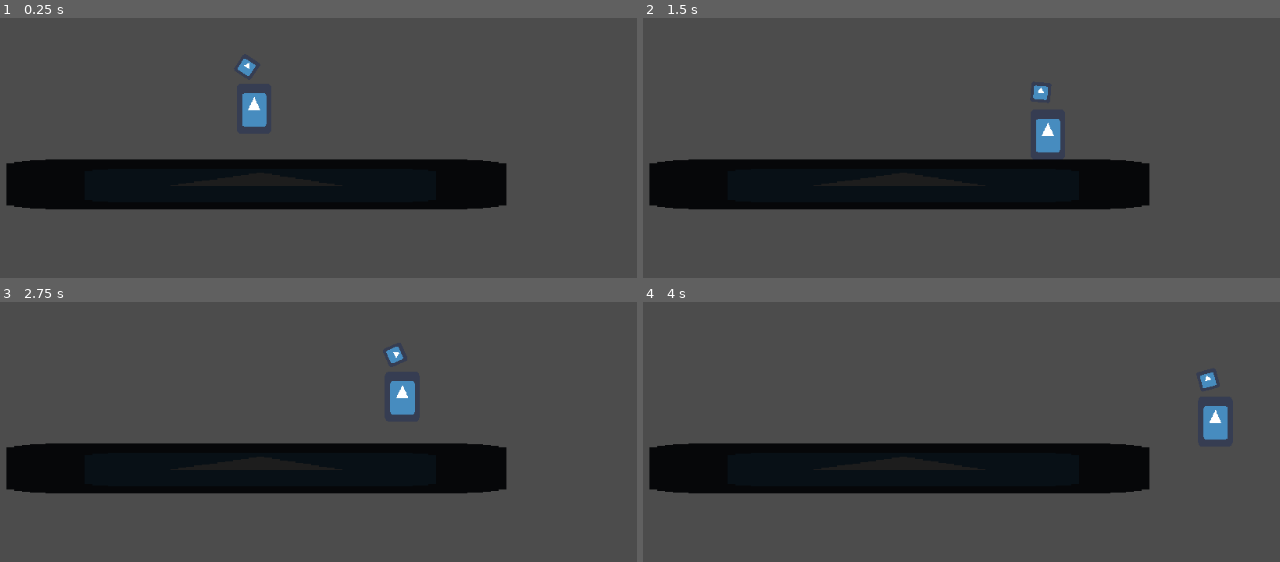
Above: before the commit, frames 1-4 (two rows, left to right).
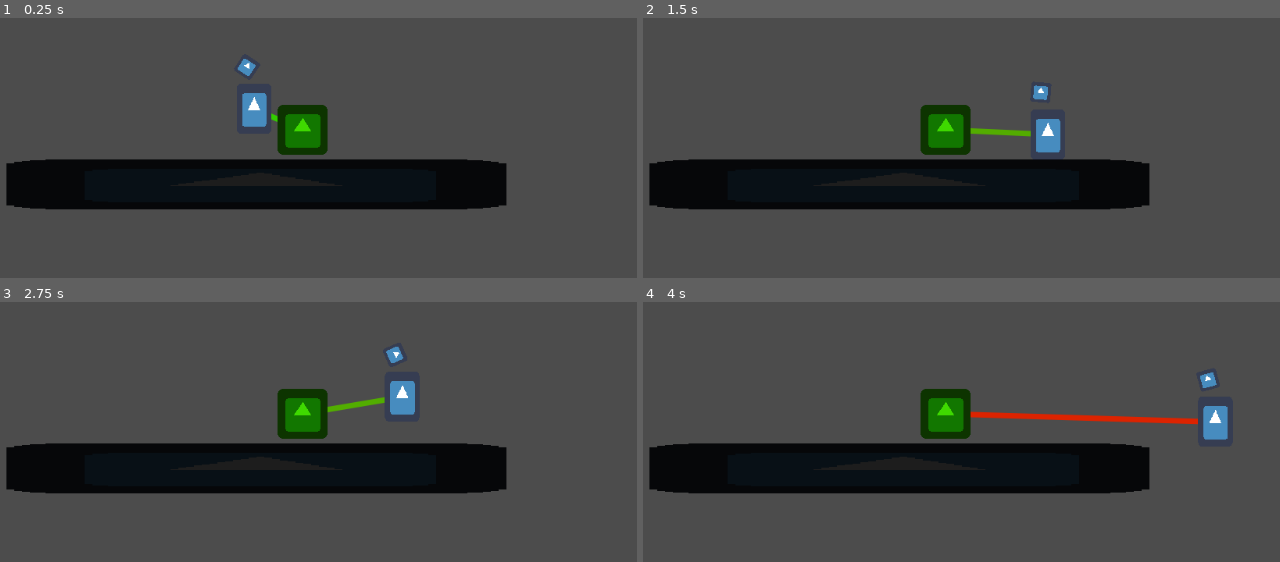
Above: after the commit, the same moments.

Repository: MHillier98/FeedThePillar
Game: Godot game, scene res://Scenes/TestScene.tscn
The game is run twice, just before and just after one commit, with the same random seed, the same clock (stepped at 60 frames per second) and the same inputs. The engine's default icon, where the game draws it, is replaced by a stand-in: a white triangle on a blue panel in a dark square.
Inputs (mouse positions are in pixels of both pictures, inside the frame that each line leads up to):
- Up to frame 1 (0.25 s): no input
- Up to frame 2 (1.5 s): move the mouse to (1076, 20) at 0.52 s; hold W (up) 0.53-1.28 s; hold D (right) from 0.53 s (still down); move the mouse to (738, 67) at 1.27 s; tap W (up) at 1.35 s
- Up to frame 3 (2.75 s): tap W (up) at 1.52, 1.82 s; move the mouse to (outside the picture) at 2.02 s; release D (right) at 2.03 s; hold A (left) from 2.03 s (still down); hold W (up) from 2.03 s (still down)
- Up to frame 4 (4 s): move the mouse to (859, 421) at 2.77 s; release A (left) at 2.78 s; release W (up) at 2.78 s; hold D (right) from 2.78 s (still down); tap W (up) at 2.85, 3.02, 3.32 s; move the mouse to (1139, 398) at 3.52 s; hold W (up) from 3.53 s (still down)

The runs differ from the first frame. In frame 1, 1.5% of the frame differs, in the area x 42-52%, y 33-53%; in frame 2, 1.7%; in frame 3, 1.7%; in frame 4, 2.4%, in the area x 43-88%, y 33-53%.

Commit message:
Added line between player and fire

Diff:
--- a/Scenes/TestScene.tscn
+++ b/Scenes/TestScene.tscn
@@ -1,9 +1,27 @@
-[gd_scene load_steps=3 format=2]
+[gd_scene load_steps=6 format=2]
 
 [ext_resource path="res://Scenes/Player.tscn" type="PackedScene" id=1]
 [ext_resource path="res://Scenes/Platform.tscn" type="PackedScene" id=2]
+[ext_resource path="res://Images/icon.png" type="Texture" id=3]
+[ext_resource path="res://Scripts/GameController.gd" type="Script" id=4]
+[ext_resource path="res://Scripts/UI.gd" type="Script" id=5]
 
 [node name="World" type="Node"]
+script = ExtResource( 4 )
+
+[node name="UI" type="Control" parent="."]
+anchor_right = 1.0
+anchor_bottom = 1.0
+script = ExtResource( 5 )
+__meta__ = {
+"_edit_use_anchors_": false
+}
+draw_colour = Color( 0, 1, 0.316667, 1 )
+
+[node name="Fire" type="Sprite" parent="."]
+modulate = Color( 0.247059, 0.85098, 0, 1 )
+position = Vector2( 569.152, 409.992 )
+texture = ExtResource( 3 )
 
 [node name="Player" parent="." instance=ExtResource( 1 )]
 position = Vector2( 506.939, 343.434 )
--- /dev/null
+++ b/Scripts/GameController.gd
@@ -0,0 +1,7 @@
+extends Node
+
+#onready var player = $Player
+#onready var fire = $Fire
+#
+#func _process(delta):
+#	draw_line(player.global_position, fire.global_position, Color(255, 0, 0), 1)
--- a/Scripts/Player.gd
+++ b/Scripts/Player.gd
@@ -11,7 +11,7 @@
 
 onready var animationPlayer = $AnimationPlayer
 
-func _physics_process(delta):
+func _physics_process(_delta):
 	motion.y += GRAVITY
 	var friction = false
 
--- a/Scripts/PlayerHead.gd
+++ b/Scripts/PlayerHead.gd
@@ -8,5 +8,5 @@
 	if (mouse_pos.x > global_position.x + 20 or mouse_pos.x < global_position.x - 20) and global_position.distance_to(mouse_pos) > 10:
 		look_at(mouse_pos)
 
-func _physics_process(delta):
+func _physics_process(_delta):
 	get_input()
--- /dev/null
+++ b/Scripts/UI.gd
@@ -0,0 +1,47 @@
+extends Control
+
+var player
+var fire
+
+var player_pos = Vector2(0, 0)
+var fire_pos = Vector2(0, 0)
+
+export(Color) var draw_colour  # = Color(0, 0, 0)
+
+func _ready():
+	var main = get_tree().current_scene
+	player = main.find_node("Player")
+	fire = main.find_node("Fire")
+
+	set_process(true)
+
+func _process(_delta):
+	player_pos = player.global_position
+	fire_pos = fire.global_position
+
+#	print("-----")
+
+	update()
+
+func _draw():
+
+#	randomize()
+#	var r = rand_range(0, 1)
+#	randomize()
+#	var g = rand_range(0, 1)
+#	randomize()
+#	var b = rand_range(0, 1)
+#	draw_colour = Color(r, g, b)
+
+
+
+	var distance = clamp(player_pos.distance_to(fire_pos)/4, 20, 100)
+#	print(distance)
+#	draw_colour = Color.from_hsv(1 - clamp(distance/800, 0, 0.65), 1.0, 0)
+
+	var r = (255 * distance) / 100
+	var g = (255 * (100 - distance)) / 100
+
+	draw_colour = Color(r/255, g/255, 0)
+
+	draw_line(player_pos, fire_pos, draw_colour, 6, true)
